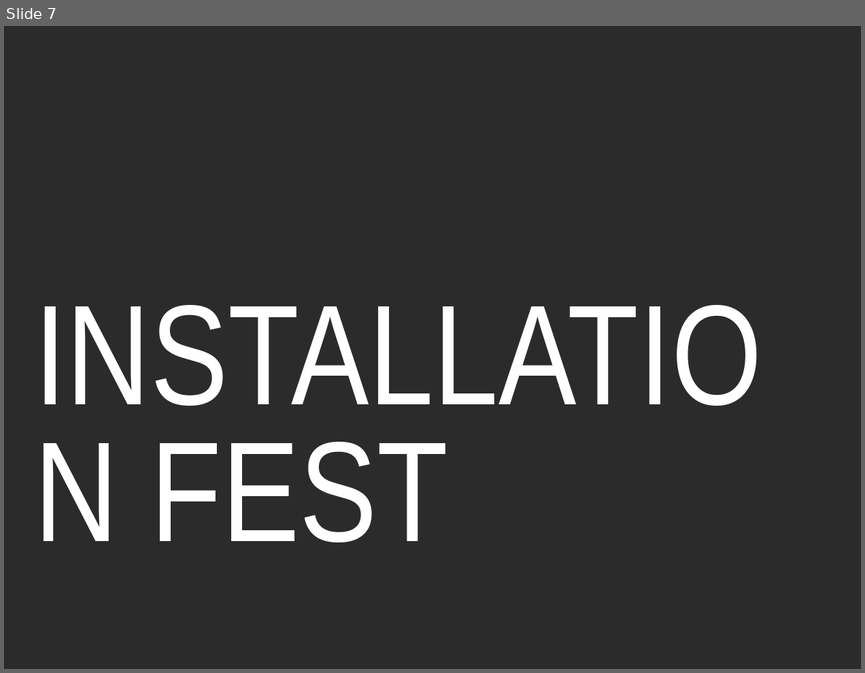
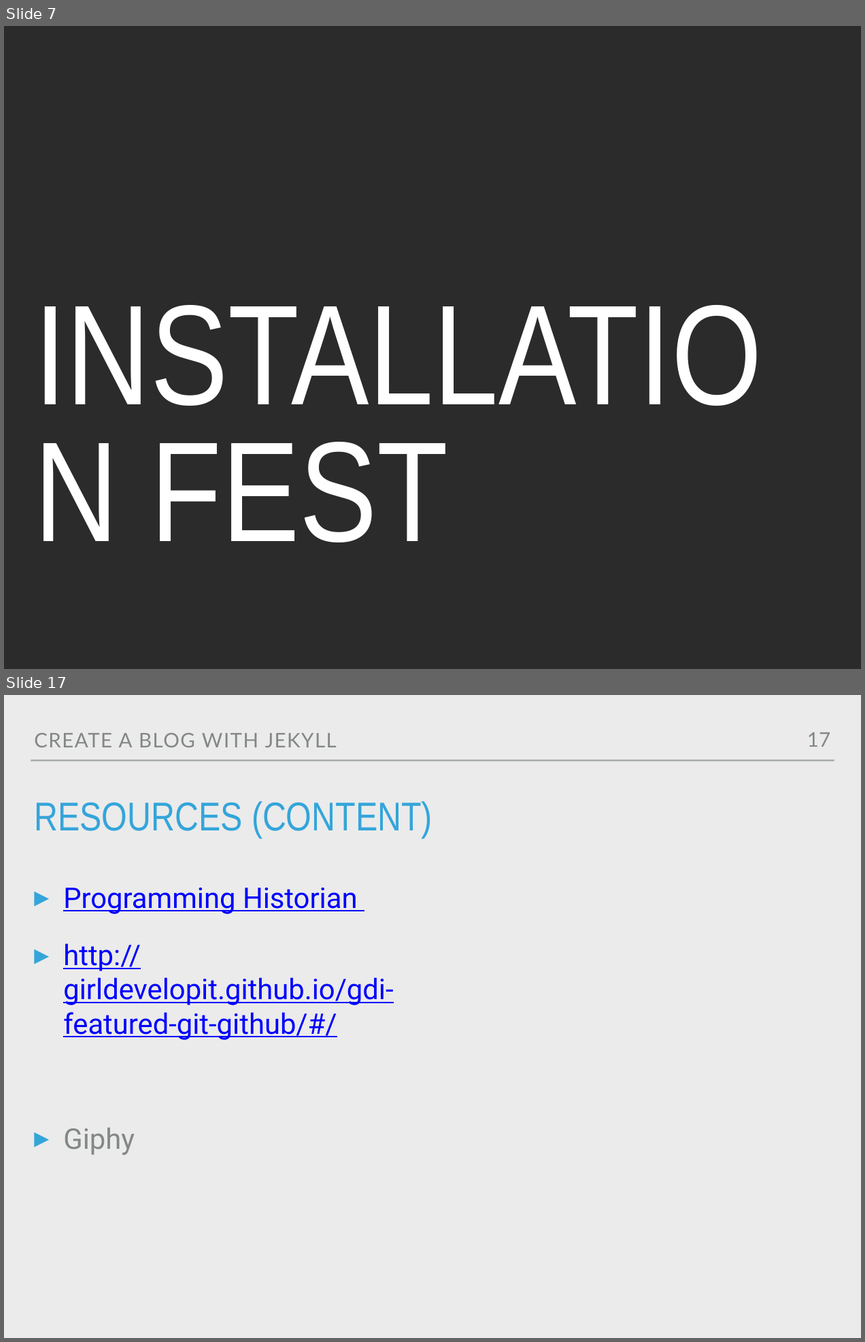
Before and after one commit to M0nica/codeland-workshop, a slide deck: codeland2018.pptx. Shown one above the other, each under a label of ours: slide 7 before the commit, slides 7 and 17 after it; the slides between them are not shown. The pictures are 865x673 and 865x1342 pixels, drawn with LibreOffice and Linux fonts; fonts in the diff are those of the drawing; background and template pictures are left out; a plain dark background stands for a picture behind light text. Boxes give left, top, right and bottom in pixels: in the first picture for what was removed or moved away, otherwise in the second. Text is boxed around its words. In the diff, an @@ line names an element or a change of style, - is before the commit and + after.

```diff
--- a/codeland2018.pptx
+++ b/codeland2018.pptx
@@ slide 17 added at (4, 695, 861, 1338), background #EBEBEB @@
@@ text added at (34, 733, 337, 747), 24 pt, text #838787 @@
+CREATE A BLOG WITH JEKYLL
@@ page number added at (807, 732, 830, 747), 24 pt, text #838787 @@
+17
@@ line added from (31, 761) to (834, 761), #A6AAA9 2 pt @@
@@ title added at (34, 801, 432, 838), 48 pt, text #34A5DA @@
+RESOURCES (CONTENT)
@@ text added at (63, 887, 393, 1155), 34 pt, text #0000FF, underline @@
+▸ Programming Historian
+▸ http://girldevelopit.github.io/gdi-featured-git-github/#/
+▸ Giphy
```
Also in this commit, not shown: 7 slides changed, 5 other slides added, 1 other file.
